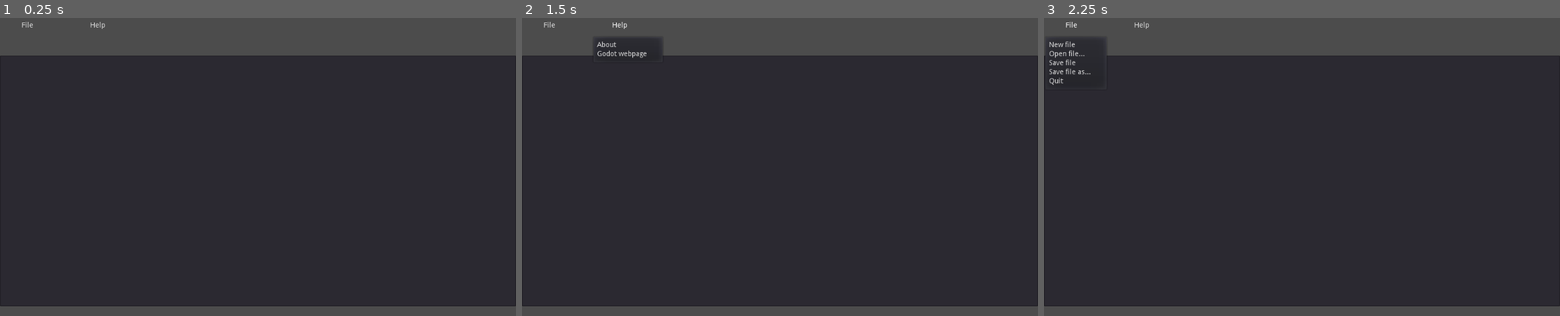
Above: before the commit, frames 1-3 (left to right).
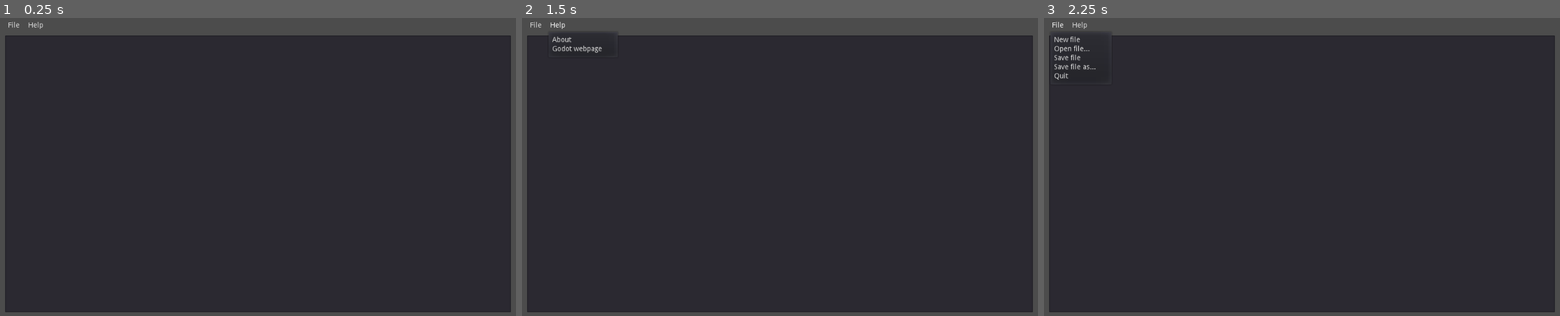
Above: after the commit, the same moments.

Repository: rainbyte/GodotTextEditor
Game: Godot game, scene res://Main.tscn
The game is run twice, just before and just after one commit, with the same random seed, the same clock (stepped at 60 frames per second) and the same inputs.
Inputs:
- Up to frame 1 (0.25 s): no input
- Up to frame 2 (1.5 s): click "File" at 0.5 s; click "Help" at 1.25 s
- Up to frame 3 (2.25 s): click "File" at 2 s

The runs differ from the first frame. In frame 1, 10% of the frame differs, in the area x 0-100%, y 1-99%; in frame 2, 9.6%; in frame 3, 10%.

Commit message:
Rearrange layout

Diff:
--- a/Main.tscn
+++ b/Main.tscn
@@ -8,9 +8,29 @@
 script = ExtResource( 1 )
 
 [node name="TextEdit" type="TextEdit" parent="."]
-margin_top = 80.0
-margin_right = 1024.0
-margin_bottom = 578.0
+anchor_right = 1.0
+anchor_bottom = 1.0
+margin_left = 10.0
+margin_top = 40.0
+margin_right = -10.0
+margin_bottom = -10.0
+rect_min_size = Vector2( 100, 100 )
+
+[node name="MenuButtonFile" type="MenuButton" parent="."]
+margin_left = 10.0
+margin_top = 10.0
+margin_right = 45.0
+margin_bottom = 30.0
+text = "File"
+switch_on_hover = true
+
+[node name="MenuButtonHelp" type="MenuButton" parent="."]
+margin_left = 50.0
+margin_top = 10.0
+margin_right = 92.0
+margin_bottom = 30.0
+text = "Help"
+switch_on_hover = true
 
 [node name="SaveDialog" type="FileDialog" parent="."]
 margin_left = 138.0
@@ -33,19 +53,6 @@
 current_dir = "/home/rainbyte/Local/Proyectos/learn-godot/source_git/MakingPrograms_TextEditor"
 current_path = "/home/rainbyte/Local/Proyectos/learn-godot/source_git/MakingPrograms_TextEditor/"
 
-[node name="MenuButtonFile" type="MenuButton" parent="."]
-margin_right = 110.0
-margin_bottom = 40.0
-text = "File"
-switch_on_hover = true
-
-[node name="MenuButtonHelp" type="MenuButton" parent="."]
-margin_left = 139.0
-margin_right = 249.0
-margin_bottom = 40.0
-text = "Help"
-switch_on_hover = true
-
 [node name="AboutDialog" type="WindowDialog" parent="."]
 margin_left = 260.0
 margin_top = 220.0
